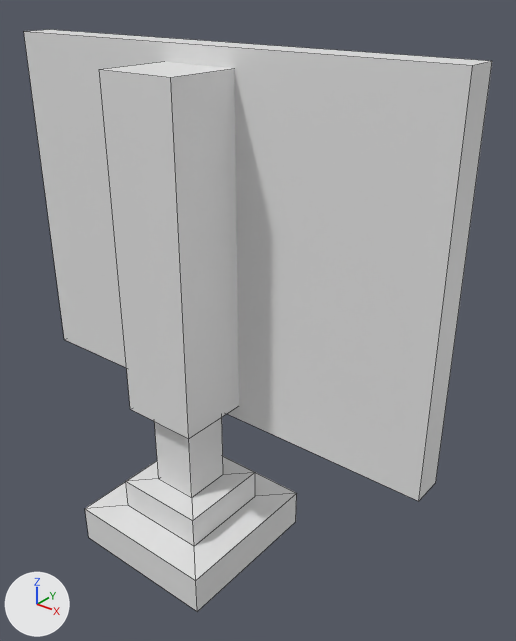
Renders of the FBX model Assets/Meshes/Objects/mirror.fbx from each side of a commit.
The view is the same before and after, from a camera (50 mm lens) standing at (2.72, -2.69, 3.43) and looking at (0.33, 0.29, 1.58). The lights are fixed; the arrows at lower left show +X, +Y and +Z. Mesh edges are drawn as thin lines. Where no turn or scale is listed for an object, it has been applied to the vertices.

In view in the first picture: 'Base', 'Mirror', 'Pivot'.
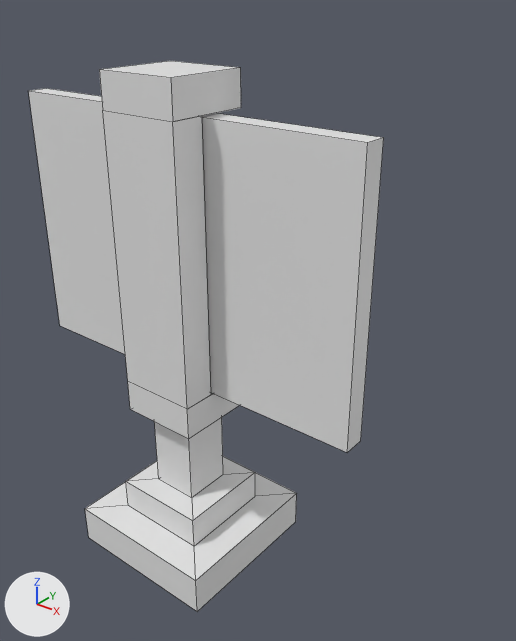
Boxes (x1, y1, x2, y2) around the edits, measured in the pictures (516 x 641 px):
'Mirror', mesh rescaled (24% narrower, 23% shorter): before (24, 30, 492, 501); after (29, 88, 383, 452)
'Pivot', reshaped: before (99, 62, 239, 438); after (99, 61, 241, 438)
part 1 of me_pivotmesh, built on: before (99, 69, 239, 416); after (99, 68, 241, 416)

Patch to the scene script:
```diff
--- a/Assets/Meshes/Objects/mirror.fbx.py
+++ b/Assets/Meshes/Objects/mirror.fbx.py
@@ me_pivotmesh @@
 # used by ob_pivot; location = (0.0, 0.0, 0.0)
-me_pivotmesh.from_pydata(...)  # 8 vertices, 6 faces; spans x -0.25..0.25, y -0.25..0.25, z 1.0..3.0
+me_pivotmesh.from_pydata(...)  # 20 vertices, 16 faces; spans x -0.25..0.25, y -0.25..0.25, z 1.0..3.0
+# me_pivotmesh part 1
+# 4 faces are deleted
+# 12 vertices are added at x -0.25..0.25, y -0.25..0.25, z 1.2..2.8
+# 14 new faces join them
@@ me_mirrormesh @@
 me_mirrormesh.from_pydata(...)  # 8 vertices, 6 faces; spans x -1.5..1.5, y 0.2..0.4, z 0.9..3.1
 # used by ob_mirror; location = (0.0, 0.0, 0.0)
+# me_mirrormesh part 2: the whole mesh is scaled about its middle by (0.789, 0.655, 0.72), then moved by (0.0, -0.27, 0.0)
```
